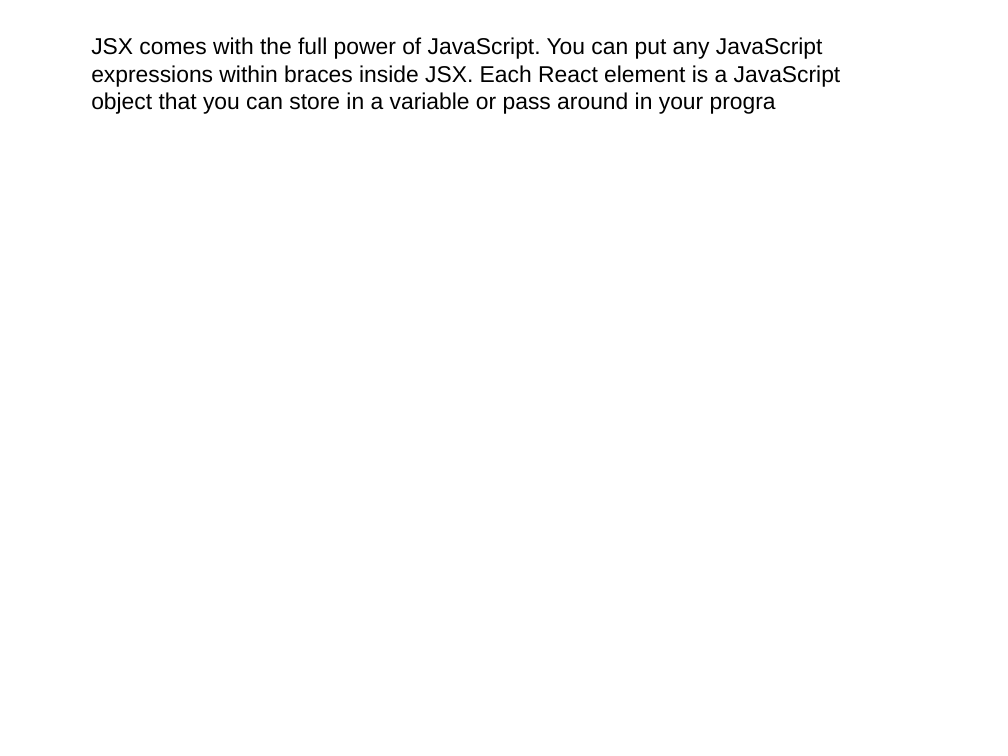
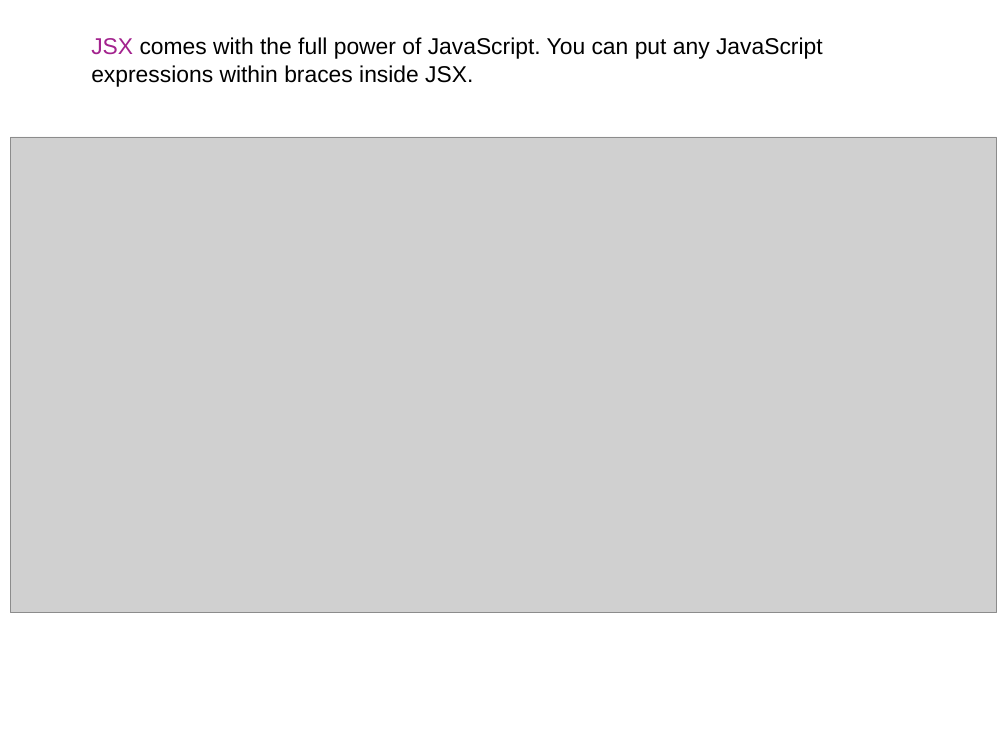
Before and after one commit to yogeshwar1996/ReactJS, a slide deck: slide 4 of LearnReact.pptx. Drawn at 1008x756 pixels with LibreOffice and Linux fonts; fonts in the diff are those of the drawing; grey boxes stand for pictures; background and template pictures are left out. Boxes give left, top, right and bottom in pixels: in the first picture for what was removed or moved away, otherwise in the second. Text is boxed around its words. In the diff, an @@ line names an element or a change of style, - is before the commit and + after.

```diff
--- a/LearnReact.pptx
+++ b/LearnReact.pptx
@@ text at <box>91,37,823,87</box>: text changed @@
-JSX comes with the full power of JavaScript. You can put any JavaScript expressions within braces inside JSX. Each React element is a JavaScript object that you can store in a variable or pass around in your progra
+JSX comes with the full power of JavaScript. You can put any JavaScript expressions within braces inside JSX.
@@ picture added at <box>11,137,997,613</box> @@
```
Also in this commit, not shown: 1 other file.
